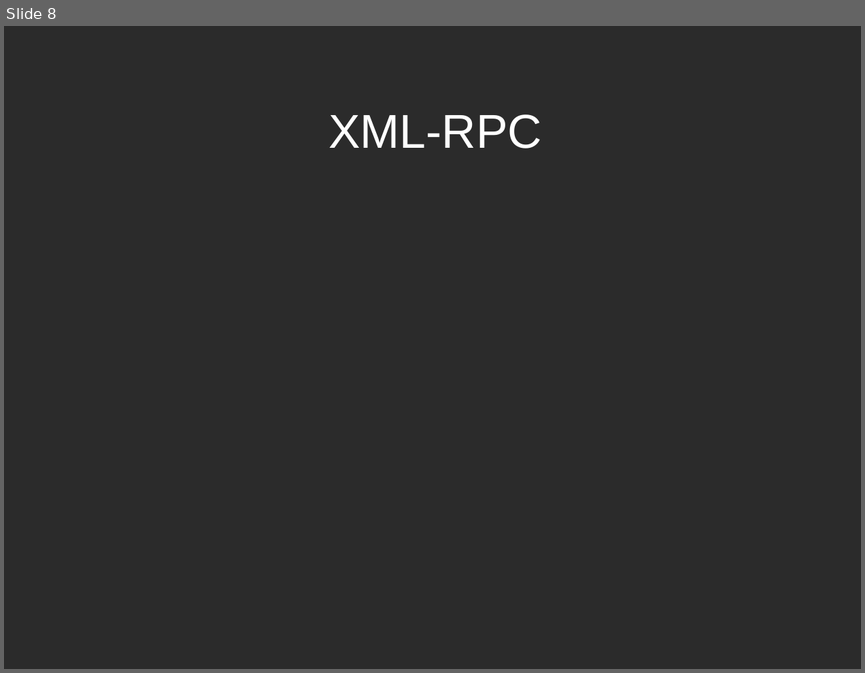
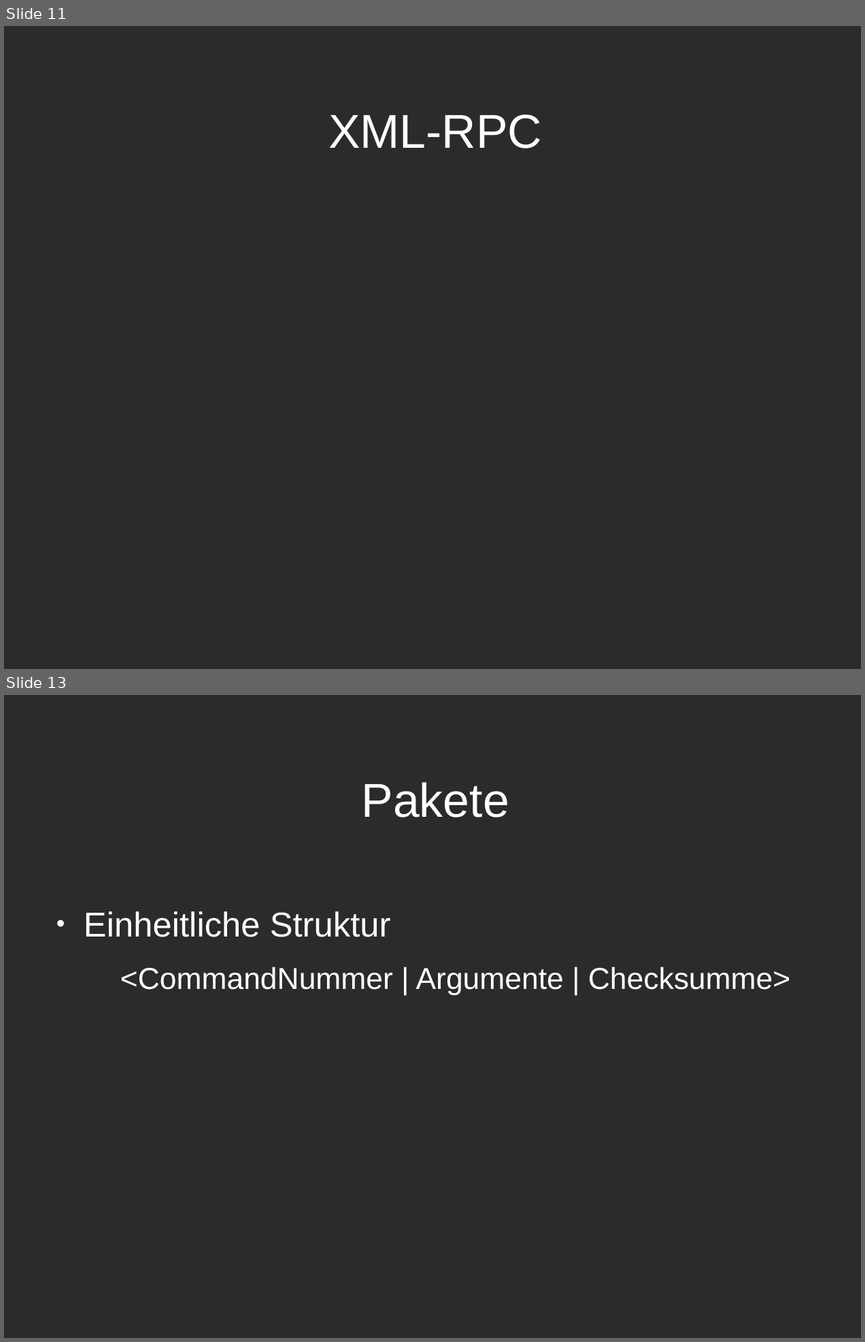
Before and after one commit to Niondir/rika-led, a slide deck: präsentation 3/part 1/präsentation31.odp. Shown one above the other, each under a label of ours: slide 8 before the commit, slides 11 and 13 after it; the slides between them are not shown. The pictures are 865x673 and 865x1342 pixels, drawn with LibreOffice and Linux fonts; fonts in the diff are those of the drawing; background and template pictures are left out; a plain dark background stands for a picture behind light text. Boxes give left, top, right and bottom in pixels: in the first picture for what was removed or moved away, otherwise in the second. Text is boxed around its words. In the diff, an @@ line names an element or a change of style, - is before the commit and + after.

```diff
--- a/präsentation 3/part 1/präsentation31.odp
+++ b/präsentation 3/part 1/präsentation31.odp
@@ slide 13 added at (4, 695, 861, 1338), background picture (left out) @@
@@ title added at (362, 782, 509, 817), 44 pt, text #FFFFFF @@
+Pakete
@@ text added at (84, 911, 790, 995), 28 pt, text #FFFFFF @@
+● Einheitliche Struktur
+  <CommandNummer | Argumente | Checksumme>
@@ what was slide 8 is now slide 11 @@
```
Also in this commit, not shown: 6 slides changed, 2 other slides added.
